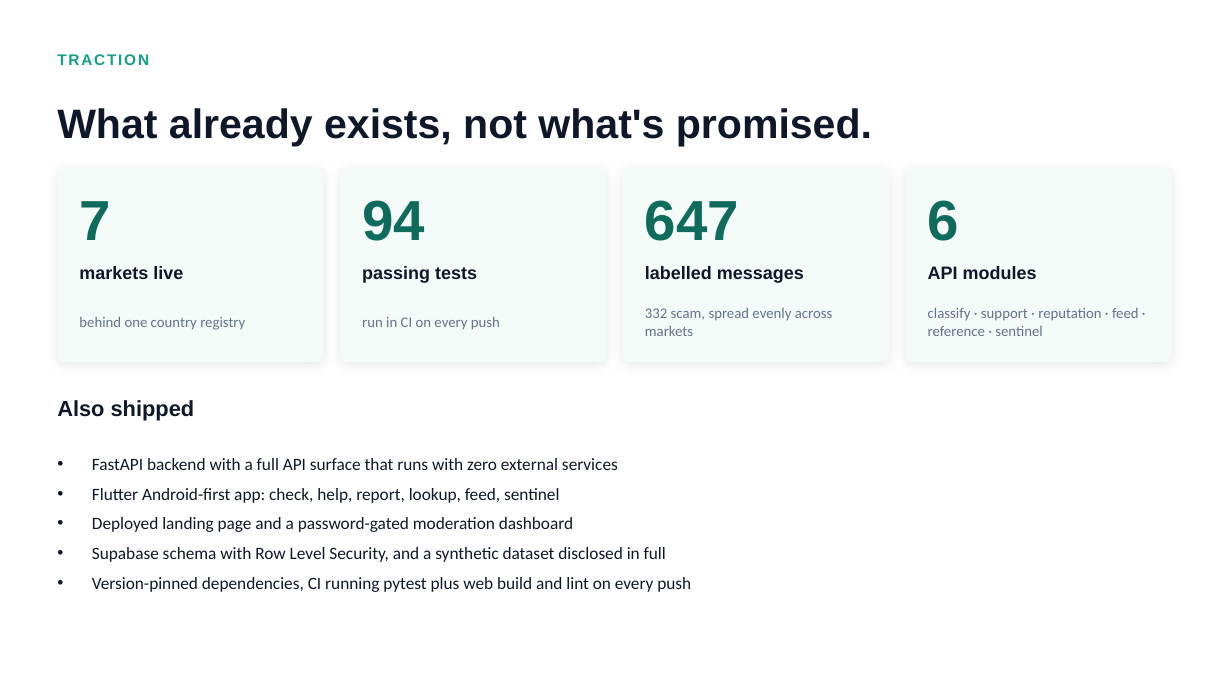
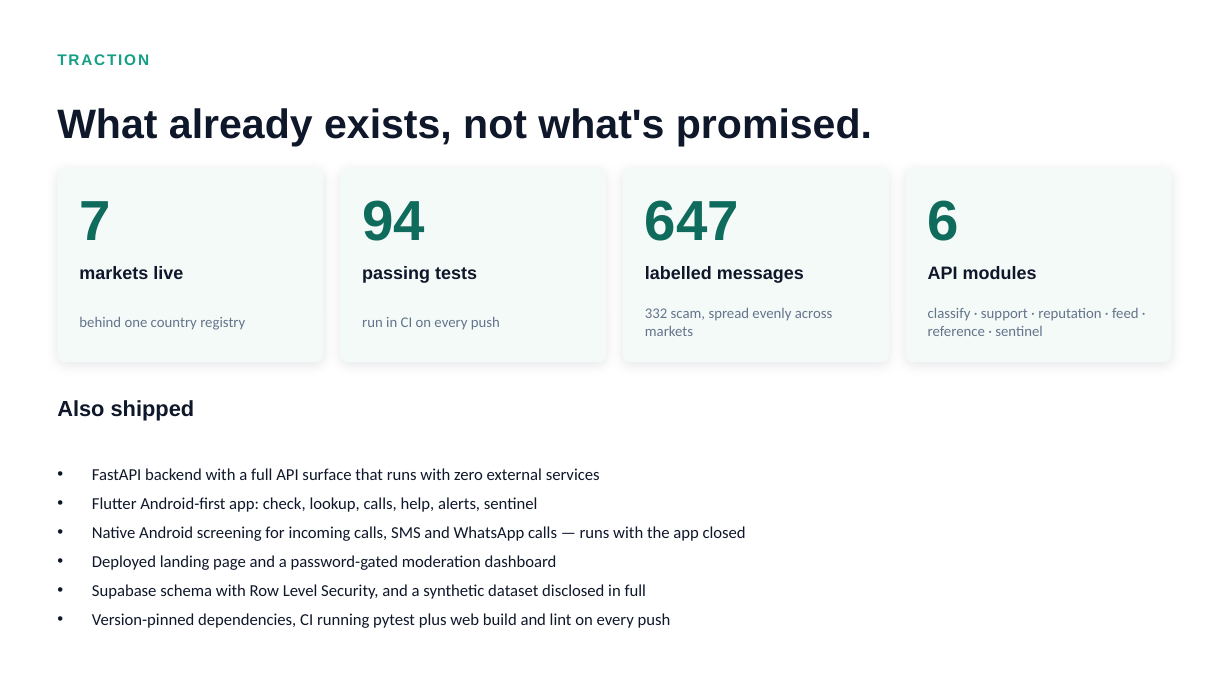
Before and after one commit to Lesruez93/ChengetAi, a slide deck: slide 11 of docs/pitch_deck/ChengetAI-Pitch-Deck.pptx (slide 10 before the commit). Drawn at 1232x693 pixels with LibreOffice and Linux fonts; fonts in the diff are those of the drawing. Boxes give left, top, right and bottom in pixels: in the first picture for what was removed or moved away, otherwise in the second. Text is boxed around its words. In the diff, an @@ line names an element or a change of style, - is before the commit and + after.

```diff
--- a/docs/pitch_deck/ChengetAI-Pitch-Deck.pptx
+++ b/docs/pitch_deck/ChengetAI-Pitch-Deck.pptx
@@ text at [92, 468, 671, 628]: size 13.5 to 13 pt in "FastAPI backend with a full API surface ...", "Deployed landing page and a password-gated moderation ...", "Supabase schema with Row Level Security, and ...", "Version-pinned dependencies, CI running pytest plus web ..." @@
@@ text at [92, 497, 746, 541]: text changed; size 13.5 to 13 pt @@
-• Flutter Android-first app: check, help, report, lookup, feed, sentinel
+• Flutter Android-first app: check, lookup, calls, help, alerts, sentinel
+• Native Android screening for incoming calls, SMS and WhatsApp calls — runs with the app closed
```
Also in this commit, not shown: 3 other slides changed, 1 slide added, 2 other files.
